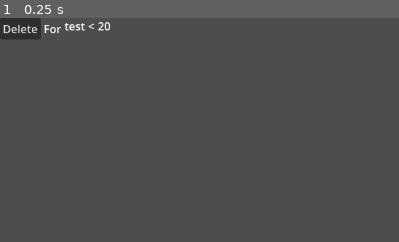
Above: before the commit, frame 1.
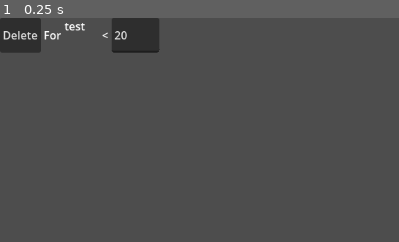
Above: after the commit, the same moment.

Repository: Crhonopost/Projet-jeu-serieux
Game: Godot game, scene res://scenes/level/current_level.tscn
Same seed, same stepped clock (60 frames per second), same inputs: the game is played once before the commit and once after it. This scene is started directly instead of the project's main scene.
Inputs:
- Up to frame 1 (0.25 s): no input
The pictures show only the part of the screen within x 0-50%, y 0-50%; the shares and areas given below are measured in that part.

The runs differ from the first frame. In frame 1, 3.0% of the frame differs, in the area x 0-41%, y 0-16%.

Commit message:
draggable variable

Diff:
--- /dev/null
+++ b/ebucilper/resources/scripting/definitions/variable_resource.gd
@@ -0,0 +1,3 @@
+class_name VariableResource extends Resource
+
+@export var name: String
--- a/ebucilper/scenes/UI/commands/condition.gd
+++ b/ebucilper/scenes/UI/commands/condition.gd
@@ -3,6 +3,22 @@
 @export var condition: ConditionResource
 
 func _ready() -> void:
-	$VarA.text = str(condition.variableA)
 	$Comparator.text = condition.getComparatorText()
-	$VarB.text = str(condition.variableB)
+	if(condition.variableA):
+		$VarDropSlotA.setVariable(condition.variableA)
+	if(condition.variableB):
+		$VarDropSlotB.setVariable(condition.variableB)
+
+
+func _on_var_drop_slot_a_state_changed() -> void:
+	if $VarDropSlotA.variable != null:
+		condition.variableA = $VarDropSlotA.variable
+	else:
+		condition.variableA = $VarDropSlotA.content
+
+
+func _on_var_drop_slot_b_state_changed() -> void:
+	if $VarDropSlotB.variable != null:
+		condition.variableB = $VarDropSlotB.variable
+	else:
+		condition.variableB = $VarDropSlotB.content
--- a/ebucilper/scenes/UI/commands/condition.tscn
+++ b/ebucilper/scenes/UI/commands/condition.tscn
@@ -1,20 +1,31 @@
-[gd_scene load_steps=2 format=3 uid="uid://bnfb5aq78k3gx"]
+[gd_scene load_steps=5 format=3 uid="uid://bnfb5aq78k3gx"]
 
 [ext_resource type="Script" uid="uid://bakb1u0vj3n4h" path="res://scenes/UI/commands/condition.gd" id="1_fq5ah"]
+[ext_resource type="Script" uid="uid://bir504d7dlwrt" path="res://resources/scripting/definitions/condition_resource.gd" id="2_208yj"]
+[ext_resource type="PackedScene" uid="uid://de8ex6hebdcaj" path="res://scenes/UI/commands/var_drop_slot.tscn" id="2_gp5if"]
+
+[sub_resource type="Resource" id="Resource_wfvhq"]
+script = ExtResource("2_208yj")
+variableA = null
+variableB = null
+metadata/_custom_type_script = "uid://bir504d7dlwrt"
 
 [node name="Condition" type="HBoxContainer"]
-offset_right = 214.0
-offset_bottom = 35.0
+custom_minimum_size = Vector2(0, 50)
+offset_right = 56.0
+offset_bottom = 23.0
 script = ExtResource("1_fq5ah")
+condition = SubResource("Resource_wfvhq")
 
-[node name="VarA" type="Label" parent="."]
+[node name="VarDropSlotA" parent="." instance=ExtResource("2_gp5if")]
 layout_mode = 2
-text = "Variable A"
 
 [node name="Comparator" type="Label" parent="."]
 layout_mode = 2
 text = "COMP"
 
-[node name="VarB" type="Label" parent="."]
+[node name="VarDropSlotB" parent="." instance=ExtResource("2_gp5if")]
 layout_mode = 2
-text = "Variable B"
+
+[connection signal="stateChanged" from="VarDropSlotA" to="." method="_on_var_drop_slot_a_state_changed"]
+[connection signal="stateChanged" from="VarDropSlotB" to="." method="_on_var_drop_slot_b_state_changed"]
--- /dev/null
+++ b/ebucilper/scenes/UI/commands/var_drop_slot.gd
@@ -0,0 +1,58 @@
+extends Control
+
+var variable: VariableResource
+var content
+
+func _enter_tree() -> void:
+	variable = VariableResource.new()
+
+signal stateChanged
+
+func _can_drop_data(at_position: Vector2, data: Variant) -> bool:
+	if data is VariableResource:
+		return true
+	else:
+		return false
+
+func _drop_data(at_position: Vector2, data: Variant) -> void:
+	variable = data
+	$Name.text = data.name
+	setVariableMode(true)
+	emit_signal("stateChanged")
+
+func _get_drag_data(at_position: Vector2) -> Variant:
+	if(variable != null):
+		var text := Label.new()
+		text.text = variable.name
+		set_drag_preview(text)
+		setVariableMode(false)
+
+		var res = variable
+		variable = null
+		emit_signal("stateChanged")
+		return res
+	else:
+		return null
+
+
+func setVariableMode(state: bool):
+	if state:
+		$Input.visible = false
+		$Name.visible = true
+	else:
+		$Name.visible = false
+		$Input.visible = true
+
+func _on_input_text_changed(new_text: String) -> void:
+	content = new_text
+	emit_signal("stateChanged")
+
+func setVariable(value: Variant) -> void:
+	if(value is String):
+		variable.name = value
+		$Name.text = value
+		setVariableMode(true)
+	else:
+		content = value
+		$Input.text = str(value)
+		setVariableMode(false)
--- /dev/null
+++ b/ebucilper/scenes/UI/commands/var_drop_slot.tscn
@@ -0,0 +1,19 @@
+[gd_scene load_steps=2 format=3 uid="uid://de8ex6hebdcaj"]
+
+[ext_resource type="Script" uid="uid://dux28l3ks7r68" path="res://scenes/UI/commands/var_drop_slot.gd" id="1_8llb4"]
+
+[node name="VarDropSlot" type="CenterContainer"]
+offset_right = 100.0
+offset_bottom = 50.0
+script = ExtResource("1_8llb4")
+
+[node name="Name" type="Label" parent="."]
+custom_minimum_size = Vector2(50, 50)
+layout_mode = 2
+
+[node name="Input" type="LineEdit" parent="."]
+custom_minimum_size = Vector2(50, 50)
+layout_mode = 2
+mouse_filter = 1
+
+[connection signal="text_changed" from="Input" to="." method="_on_input_text_changed"]
--- /dev/null
+++ b/ebucilper/scenes/UI/commands/variable.gd
@@ -0,0 +1,12 @@
+extends Control
+
+@export var variableResource: VariableResource
+
+signal picked
+
+func _get_drag_data(at_position: Vector2) -> Variant:
+	var label := Label.new()
+	label.text = variableResource.name
+	set_drag_preview(label)
+	emit_signal("picked")
+	return variableResource
--- /dev/null
+++ b/ebucilper/scenes/UI/commands/variable.tscn
@@ -0,0 +1,17 @@
+[gd_scene load_steps=2 format=3 uid="uid://dof8jkwmsssi6"]
+
+[ext_resource type="Script" uid="uid://b15s5p1203x4b" path="res://scenes/UI/commands/variable.gd" id="1_ncka7"]
+
+[node name="Variable" type="Control"]
+layout_mode = 3
+anchors_preset = 15
+anchor_right = 1.0
+anchor_bottom = 1.0
+grow_horizontal = 2
+grow_vertical = 2
+script = ExtResource("1_ncka7")
+
+[node name="Name" type="Label" parent="."]
+layout_mode = 0
+offset_right = 40.0
+offset_bottom = 23.0
--- a/ebucilper/scenes/grid/builder.gd
+++ b/ebucilper/scenes/grid/builder.gd
@@ -60,6 +60,10 @@
 			jumpIf(instruction.arguments["jump_index"], instruction.arguments["variable_a"], instruction.arguments["variable_b"], instruction.arguments["comparator"], false)
 		InstructionType.JUMP_IF_NOT:
 			jumpIf(instruction.arguments["jump_index"], instruction.arguments["variable_a"], instruction.arguments["variable_b"], instruction.arguments["comparator"], true)
+		InstructionType.CREATE_VAR:
+			createVariable(instruction.arguments["variable_name"])
+		InstructionType.UPDATE_VAR:
+			updateVariable(instruction.arguments["variable_name"], instruction.arguments["operations"])
 		_:
 			printerr("Unknown instruction type")
 			instructionResult = false
@@ -120,3 +124,23 @@
 	if( (negation && !comparison) ||
 		(!negation && comparison)):
 		instructionIdx = idx
+
+func createVariable(name: String):
+	runtimeVariables["String"] = null
+
+func executeCalcul(operation: Dictionary):
+	if(operation.has("variable")):
+		return extractVar(operation["variable"])
+	else:
+		var a = executeCalcul(operation["operation_1"])
+		var b = executeCalcul(operation["operation_2"])
+		match operation["operator"]:
+			Instruction.Operators.ADD:
+				return a + b
+			Instruction.Operators.SUB:
+				return a - b
+			Instruction.Operators.MULT:
+				return a * b
+
+func updateVariable(name: String, operations: Dictionary):
+	runtimeVariables[name] = executeCalcul(operations)
--- a/ebucilper/scripts/instruction.gd
+++ b/ebucilper/scripts/instruction.gd
@@ -1,8 +1,9 @@
 class_name Instruction
 
-enum InstructionType {PLACE_BLOCK, MOVE_FORWARD, MOVE_UP, MOVE_DOWN, ROTATE_LEFT, ROTATE_RIGHT, CHANGE_COLOR, JUMP, JUMP_IF, JUMP_IF_NOT, STORE_VAR}
+enum InstructionType {PLACE_BLOCK, MOVE_FORWARD, MOVE_UP, MOVE_DOWN, ROTATE_LEFT, ROTATE_RIGHT, CHANGE_COLOR, JUMP, JUMP_IF, JUMP_IF_NOT, CREATE_VAR, UPDATE_VAR}
 
 enum Comparators {SUPERIOR, INFERIOR, EQUAL}
+enum Operators {ADD, SUB, MULT}
 
 var action: InstructionType
 var arguments: Dictionary
Not shown, added: ebucilper/resources/scripting/definitions/variable_resource.gd.uid
Not shown: 1 places in ebucilper/scenes/UI/coding_space.tscn that only renumber resources
Not shown, added: ebucilper/scenes/UI/commands/var_drop_slot.gd.uid
Not shown, added: ebucilper/scenes/UI/commands/variable.gd.uid
Not shown, added: ebucilper/scenes/level/current_level.tscn7788600543.tmp
Not shown, added: ebucilper/scenes/level/current_level.tscn7795966514.tmp
Not shown, added: ebucilper/scenes/level/current_level.tscn7815194029.tmp
